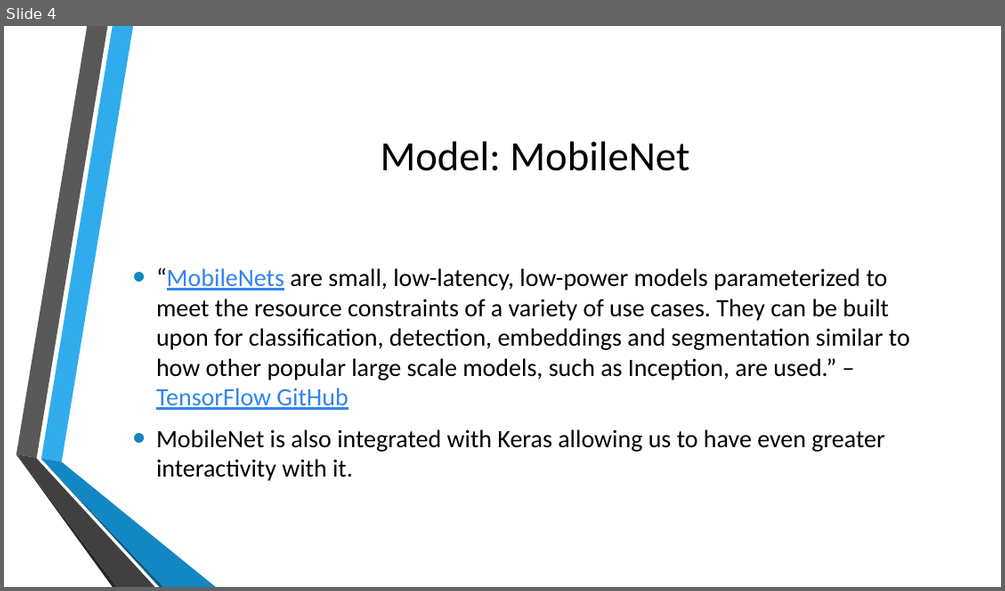
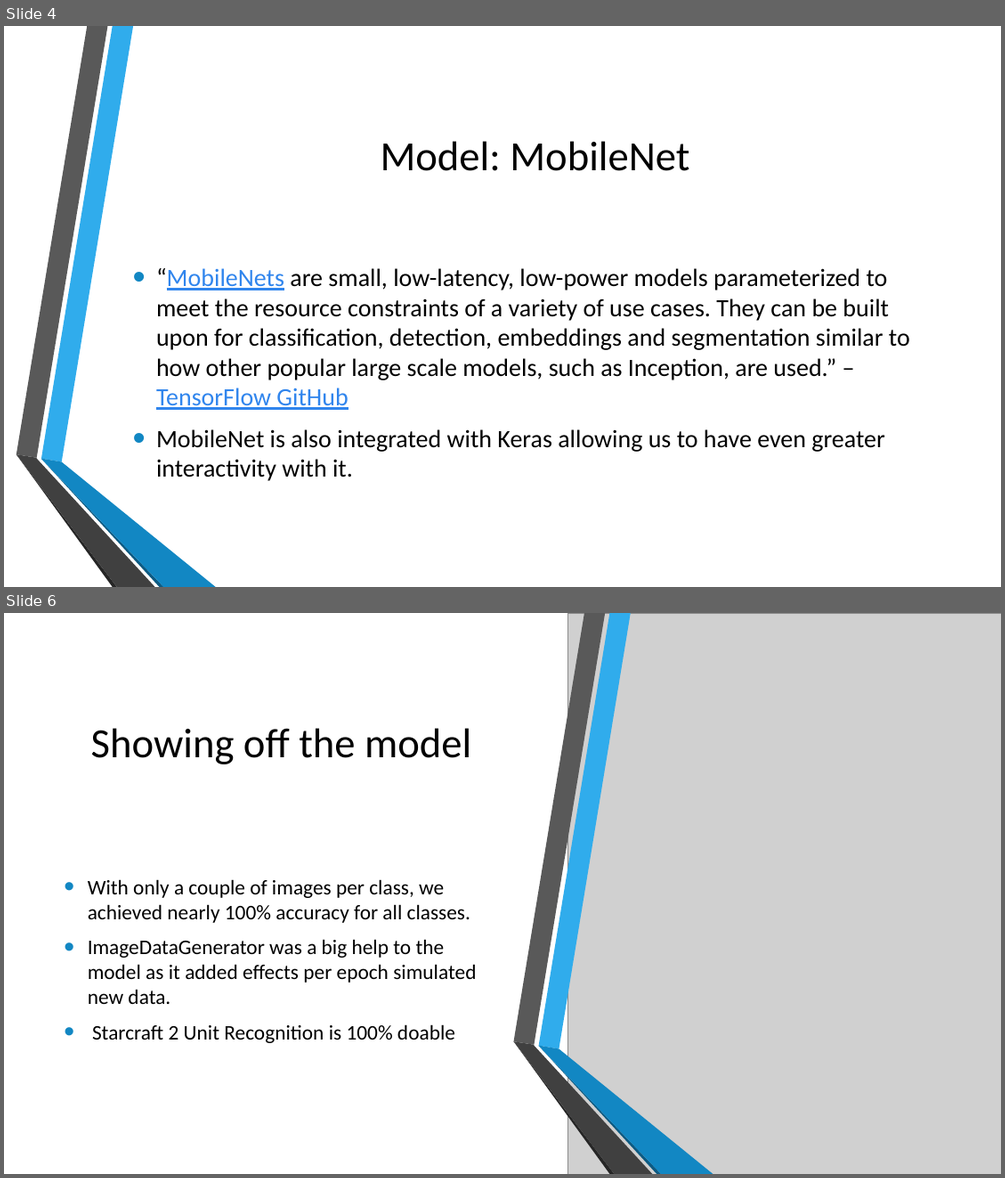
Before and after one commit to dc2629/Starcraft-2-Unit-Recognition, a slide deck: Starcraft-2-Unit-Recognition.pptx. Shown one above the other, each under a label of ours: slide 4 before the commit, slides 4 and 6 after it; the slides between them are not shown. The pictures are 1005x591 and 1005x1178 pixels, drawn with LibreOffice and Linux fonts; fonts in the diff are those of the drawing; grey boxes stand for pictures; background and template pictures are left out. Boxes give left, top, right and bottom in pixels: in the first picture for what was removed or moved away, otherwise in the second. Text is boxed around its words. In the diff, an @@ line names an element or a change of style, - is before the commit and + after.

```diff
--- a/Starcraft-2-Unit-Recognition.pptx
+++ b/Starcraft-2-Unit-Recognition.pptx
@@ slide 6 added at [4, 613, 1001, 1174], background picture (left out); not listed: 6 template elements that a slide beside it also shows @@
@@ rectangle added at [4, 613, 1001, 1174], fill #FFFFFF @@
@@ picture added at [568, 613, 1001, 1174] @@
@@ title added at [91, 728, 471, 764], 40 pt, text #000000 @@
+Showing off the model
@@ text added at [88, 879, 476, 1043], 20 pt, text #000000 @@
+• With only a couple of images per class, we achieved nearly 100% accuracy for all classes.
+• ImageDataGenerator was a big help to the model as it added effects per epoch simulated new data.
+• Starcraft 2 Unit Recognition is 100% doable
@@ group added at [514, 613, 713, 1174]: 6 freeform shapes @@
```
Also in this commit, not shown: 1 slide changed, 2 other slides added.
